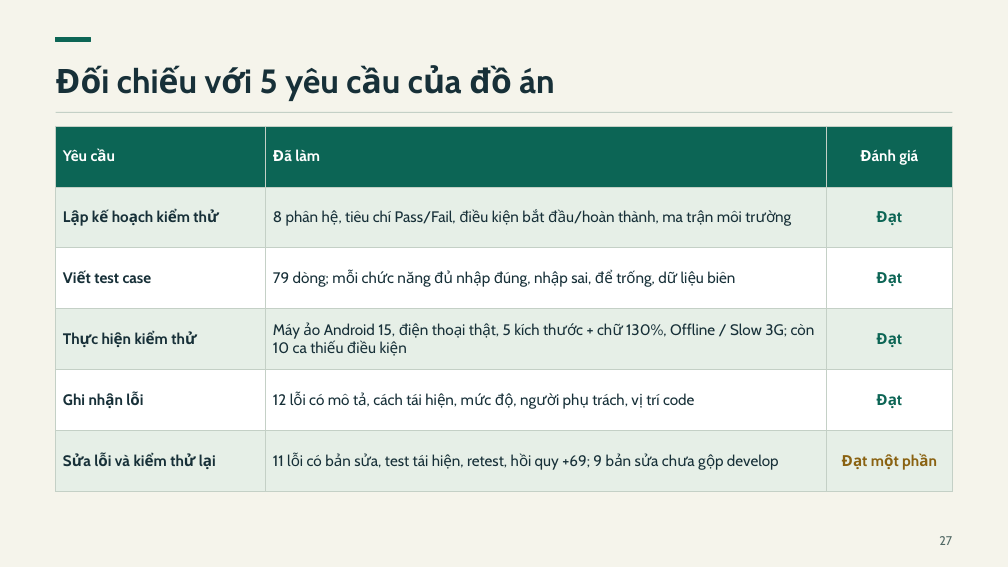
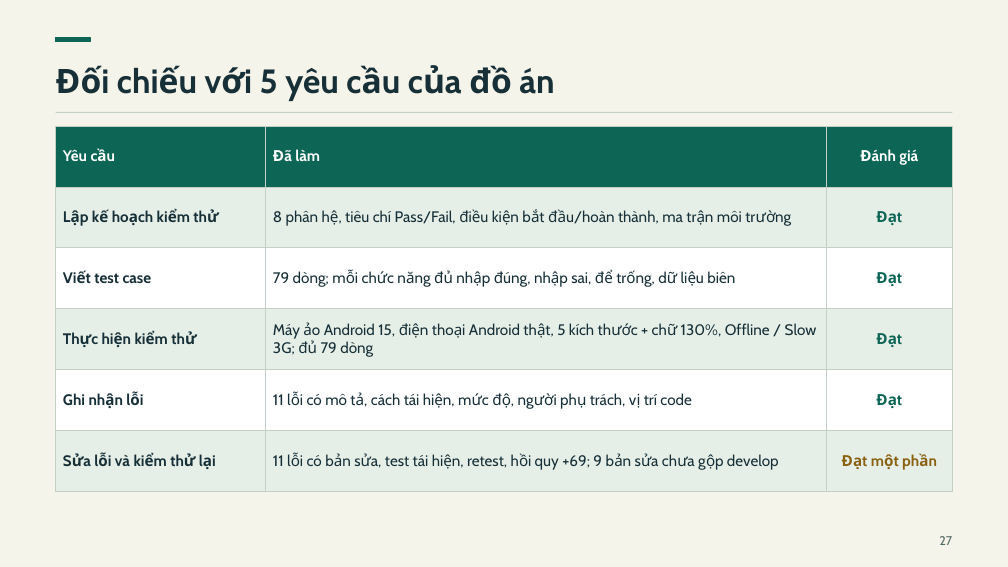
Before and after one commit to thangchien1607/local-passport, a slide deck: slide 27 of docs/testing/slide.pptx. Drawn at 1008x567 pixels with LibreOffice and Linux fonts; fonts in the diff are those of the drawing. Boxes give left, top, right and bottom in pixels: in the first picture for what was removed or moved away, otherwise in the second. Text is boxed around its words. In the diff, an @@ line names an element or a change of style, - is before the commit and + after.

Commit message:
docs(test): bỏ phạm vi iOS, chuyển ca đã chạy sang Pass và bỏ slide Hỏi đáp
- Bỏ môi trường iOS và lỗi BUG-07 khỏi bảng lỗi, slide và báo cáo; còn 11 lỗi
- Chuyển 10 ca Chưa chạy sang Pass theo xác nhận người kiểm thử; tổng 69 Pass, 10 Fail, 0 Chưa chạy
- Slide còn 28 trang, bỏ slide Hỏi đáp; sửa thẻ tình trạng lỗi và số liệu theo mức độ
- Thêm TOM-TAT-kiem-thu.md tóm tắt toàn bộ kết quả và việc còn lại
- Viết lại 05-huong-dan-chay-thu-cong.md thành danh sách việc còn lại để hoàn tất minh chứng

```diff
--- a/docs/testing/slide.pptx
+++ b/docs/testing/slide.pptx
@@ table at (56,126,954,492) @@
-row 4, column 2: Máy ảo Android 15, điện thoại thật, 5 kích thước + chữ 130%, Offline / Slow 3G; còn 10 ca thiếu điều kiện
+row 4, column 2: Máy ảo Android 15, điện thoại Android thật, 5 kích thước + chữ 130%, Offline / Slow 3G; đủ 79 dòng
-row 5, column 2: 12 lỗi có mô tả, cách tái hiện, mức độ, người phụ trách, vị trí code
+row 5, column 2: 11 lỗi có mô tả, cách tái hiện, mức độ, người phụ trách, vị trí code
```
Also in this commit, not shown: 18 other slides changed, 1 slide removed, 10 other files.
